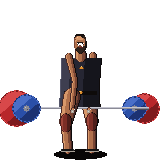
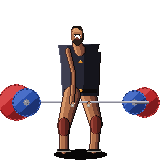
Two versions of the same layered image (160 × 160). Layer-by-layer changes:
painted on "extras" over [71,101,91,113]
painted on "face" over [71,26,87,54]
painted on "near-plates" over [0,84,41,127]
painted on "near-body" over [57,48,81,154]
painted on "bar" over [12,101,149,110]
painted on "kit" over [58,39,102,111]
painted on "far-body" over [79,47,103,154]
painted on "far-plates" over [122,87,160,124]
